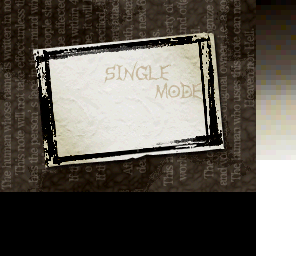
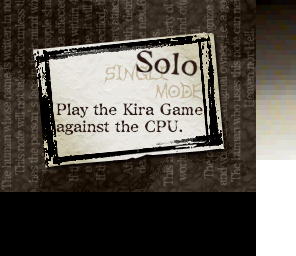
Before/after of a 296px x 256px layered artwork. What changed in the layer stack:
added layer "Solo" above "Play the Kira Game against the..." over <box>135,50,198,77</box>
added layer "Play the Kira Game against the..." above "Layer" over <box>56,103,203,135</box>
